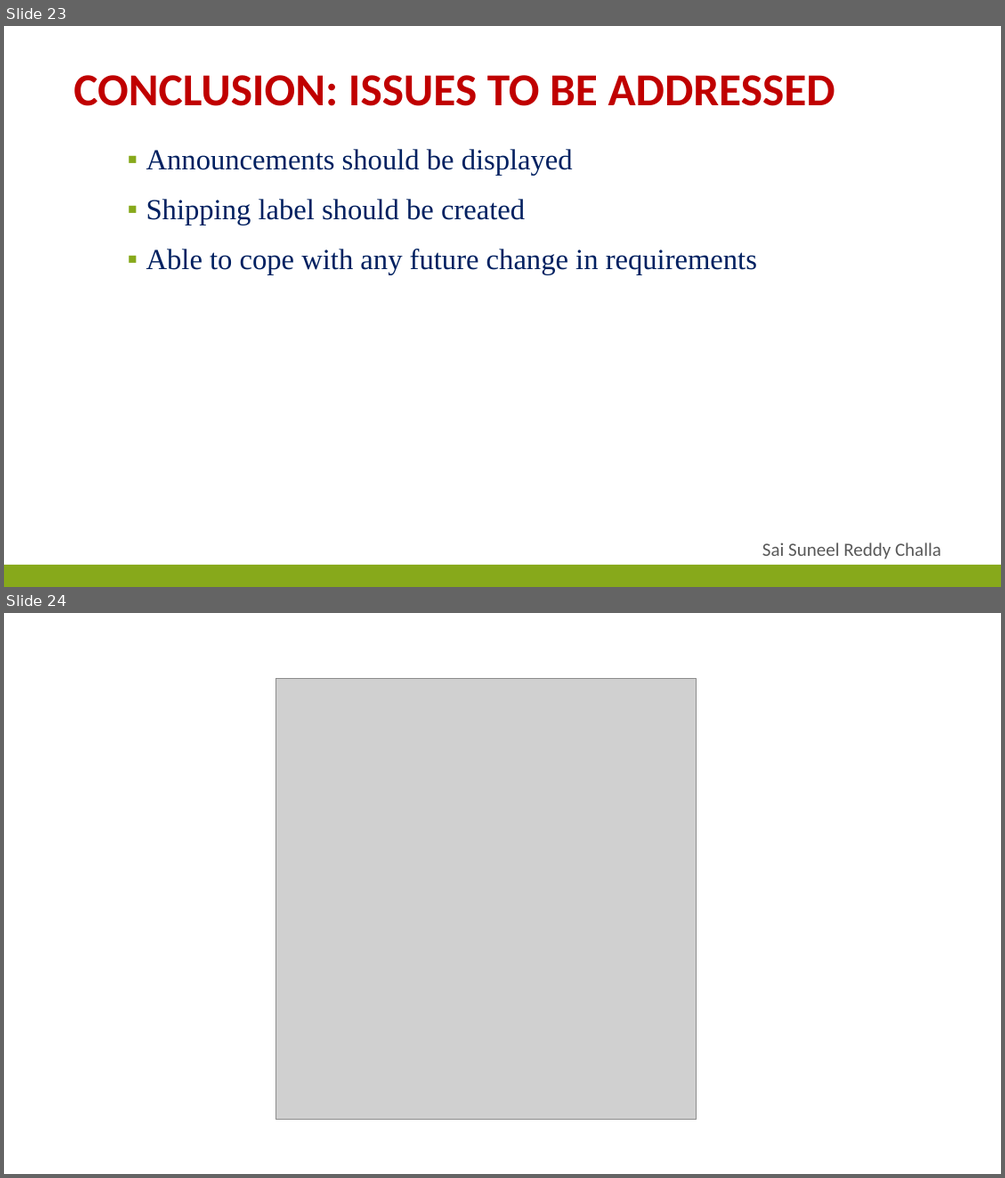
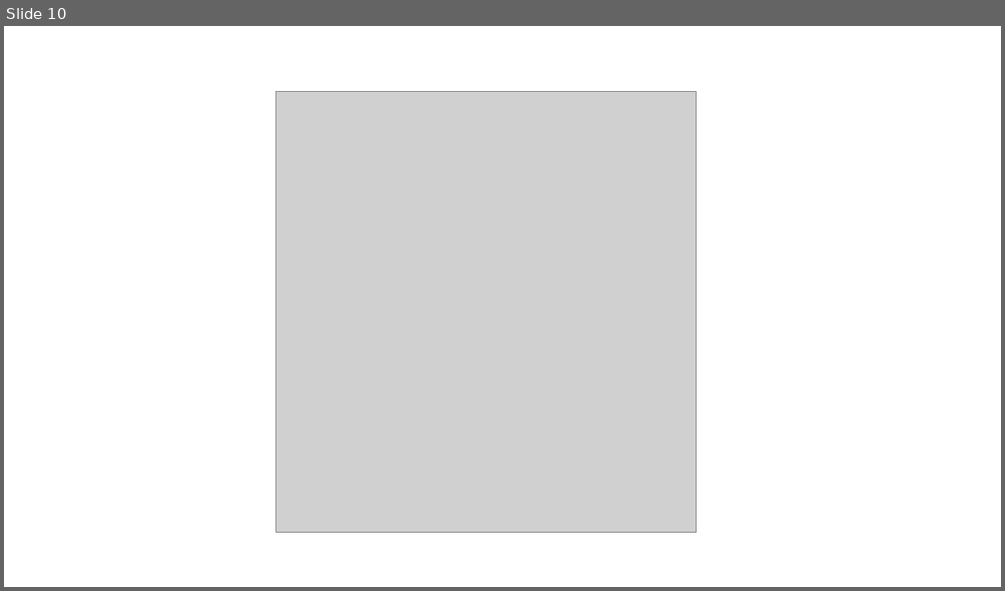
Before and after one commit to SahithyaVuppala/Inventory-System, a slide deck: InventorySystem-FinalPresentation.pptx. Shown one above the other, each under a label of ours: slides 23 and 24 before the commit, slide 10 after it. The pictures are 1005x1178 and 1005x591 pixels, drawn with LibreOffice and Linux fonts; fonts in the diff are those of the drawing; grey boxes stand for pictures. Boxes give left, top, right and bottom in pixels: in the first picture for what was removed or moved away, otherwise in the second. Text is boxed around its words. In the diff, an @@ line names an element or a change of style, - is before the commit and + after.

```diff
--- a/InventorySystem-FinalPresentation.pptx
+++ b/InventorySystem-FinalPresentation.pptx
@@ slide 23 removed at bbox=[4, 26, 1001, 587], background #FFFFFF @@
@@ title removed at bbox=[73, 75, 835, 106] @@
-CONCLUSION: ISSUES TO BE ADDRESSED
@@ text removed at bbox=[146, 149, 757, 275] @@
-▪ Announcements should be displayed
-▪ Shipping label should be created
-▪ Able to cope with any future change in requirements
@@ text removed at bbox=[762, 542, 941, 559] @@
-Sai Suneel Reddy Challa
@@ rectangle removed at bbox=[4, 564, 1001, 587] @@
@@ what was slide 24 is now slide 10 @@
```
Also in this commit, not shown: 8 slides changed, 1 slide added, 14 other slides removed.
